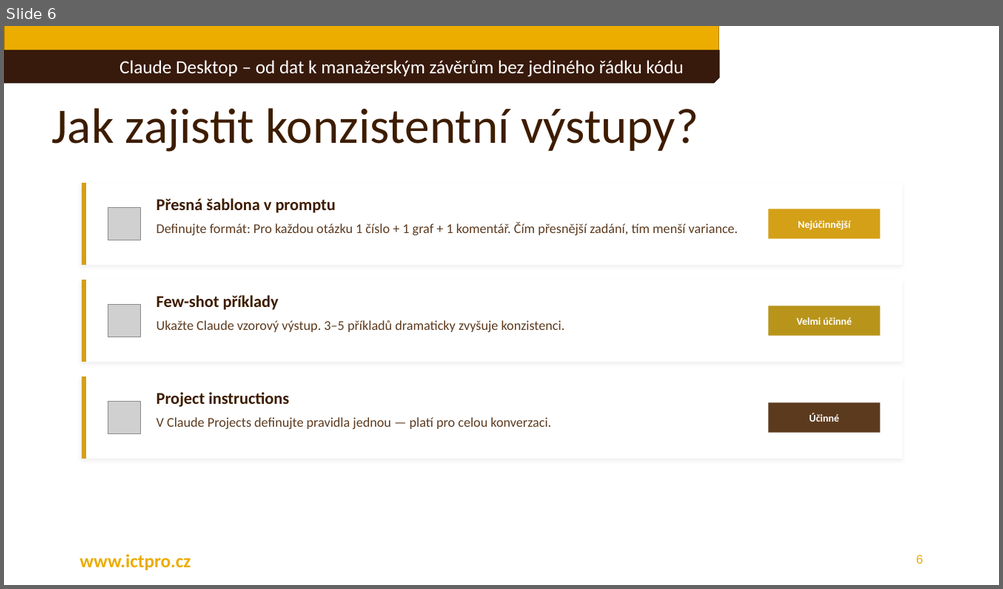
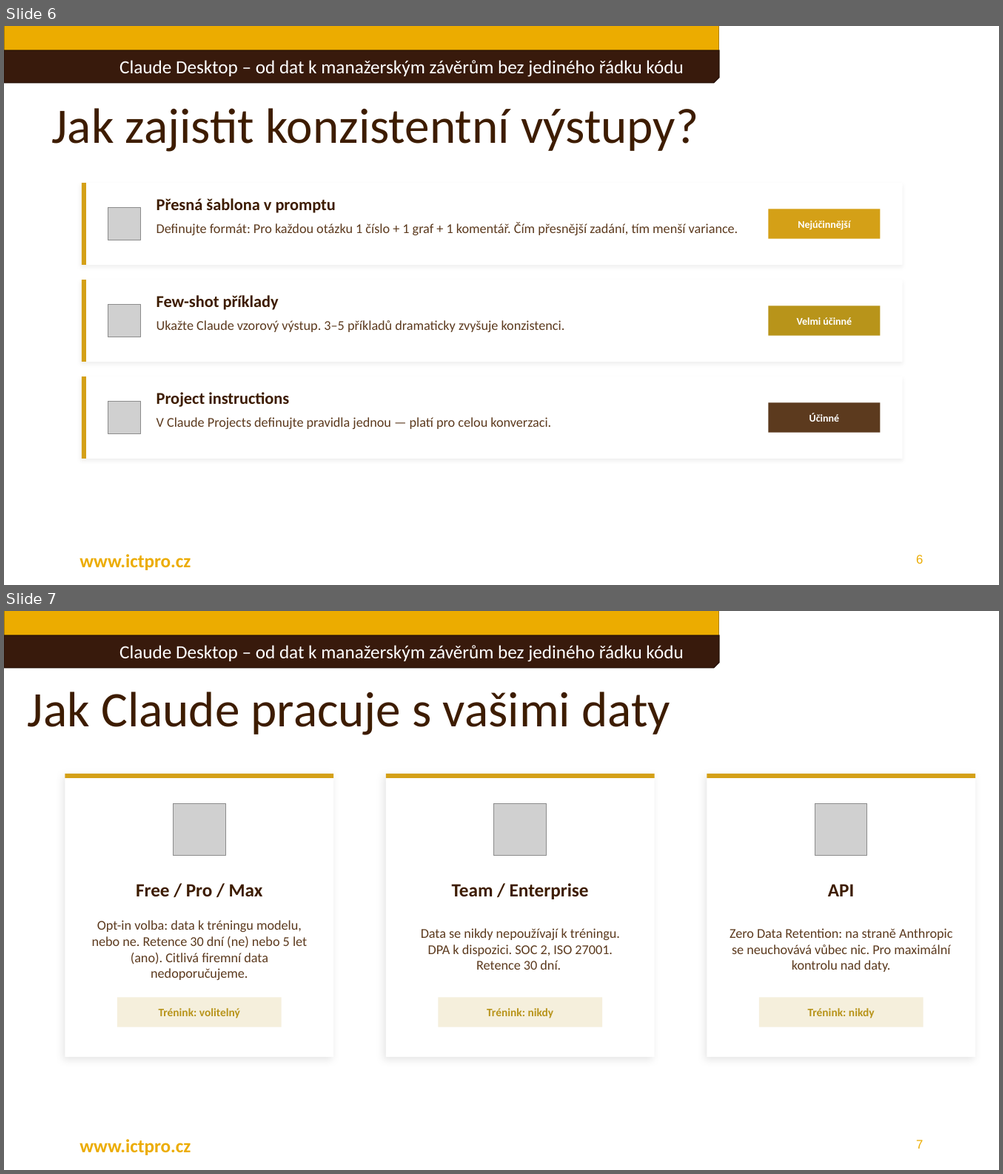
Before and after one commit to ICT-Pro/workshopy_rozkosny, a slide deck: ws52/Claude Desktop - od dat k manažerským závěrům bez jediného řádku kódu.pptx. Shown one above the other, each under a label of ours: slide 6 before the commit, slides 6 and 7 after it. The pictures are 1003x589 and 1003x1174 pixels, drawn with LibreOffice and Linux fonts; fonts in the diff are those of the drawing; grey boxes stand for pictures; background and template pictures are left out. Boxes give left, top, right and bottom in pixels: in the first picture for what was removed or moved away, otherwise in the second. Text is boxed around its words. In the diff, an @@ line names an element or a change of style, - is before the commit and + after.

```diff
--- a/ws52/Claude Desktop - od dat k manažerským závěrům bez jediného řádku kódu.pptx
+++ b/ws52/Claude Desktop - od dat k manažerským závěrům bez jediného řádku kódu.pptx
@@ slide 7 added at (4, 611, 999, 1170), background #FFFFFF; not listed: 3 template elements that a slide beside it also shows @@
@@ text added at (28, 692, 670, 735), 48 pt, text #3D1C00 @@
+Jak Claude pracuje s vašimi daty
@@ rectangle added at (65, 774, 334, 1057), fill #FFFFFF @@
@@ rectangle added at (65, 774, 334, 778), fill #D4A017 @@
@@ rectangle added at (386, 774, 654, 1057), fill #FFFFFF @@
@@ rectangle added at (386, 774, 654, 778), fill #D4A017 @@
@@ rectangle added at (707, 774, 976, 1057), fill #FFFFFF @@
@@ rectangle added at (707, 774, 976, 778), fill #D4A017 @@
@@ picture added at (173, 803, 225, 856) @@
@@ picture added at (494, 803, 546, 856) @@
@@ picture added at (815, 803, 868, 856) @@
@@ text added at (136, 884, 263, 897), 18 pt, text #3D1C00, bold @@
+Free / Pro / Max
@@ text added at (452, 883, 589, 900), 18 pt, text #3D1C00, bold @@
+Team / Enterprise
@@ text added at (828, 884, 854, 897), 18 pt, text #3D1C00, bold @@
+API
@@ text added at (92, 920, 307, 980), 13 pt, text #5C3A1E @@
+Opt-in volba: data k tréningu modelu, nebo ne. Retence 30 dní (ne) nebo 5 let (ano). Citlivá firemní data nedoporučujeme.
@@ text added at (421, 928, 620, 970), 13 pt, text #5C3A1E @@
+Data se nikdy nepoužívají k tréningu. DPA k dispozici. SOC 2, ISO 27001. Retence 30 dní.
@@ text added at (729, 928, 952, 972), 13 pt, text #5C3A1E @@
+Zero Data Retention: na straně Anthropic se neuchovává vůbec nic. Pro maximální kontrolu nad daty.
@@ rectangle added at (117, 997, 282, 1028), fill #F5EFDC @@
@@ text added at (159, 1008, 240, 1019), 11 pt, text #B8941A, bold @@
+Trénink: volitelný
@@ rectangle added at (438, 997, 603, 1028), fill #F5EFDC @@
@@ text added at (486, 1008, 554, 1019), 11 pt, text #B8941A, bold @@
+Trénink: nikdy
@@ rectangle added at (759, 997, 923, 1028), fill #F5EFDC @@
@@ text added at (808, 1008, 874, 1019), 11 pt, text #B8941A, bold @@
+Trénink: nikdy
@@ text added at (79, 1139, 190, 1156), 18 pt, text #ECAC00, bold @@
+www.ictpro.cz
@@ page number added at (916, 1140, 922, 1149), 12 pt, text #ECAC00 @@
+7
```
Also in this commit, not shown: 1 other slide added.
